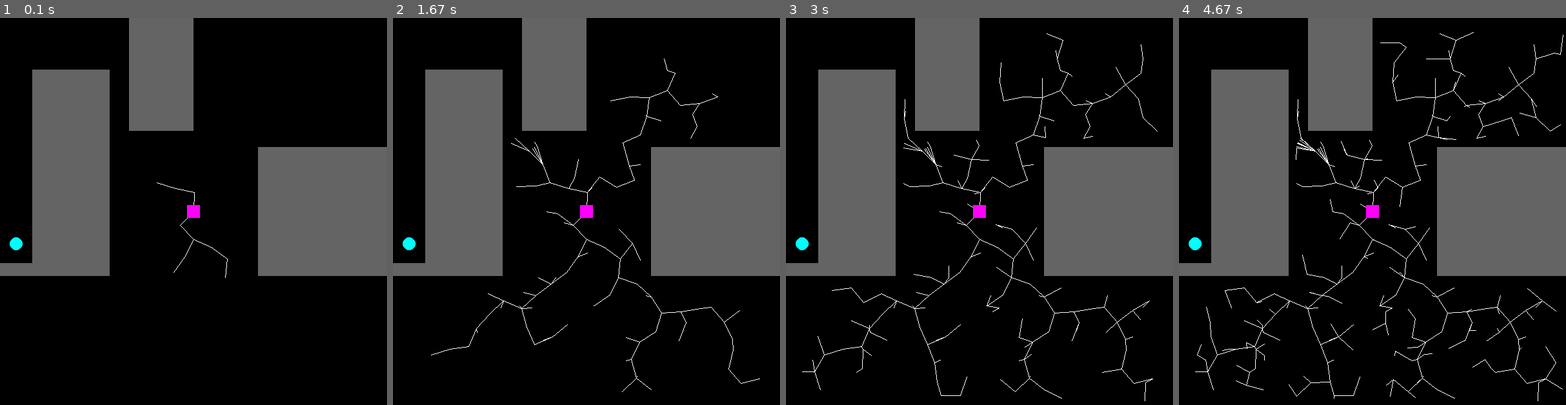
Above: before the commit, frames 1-4 (left to right).
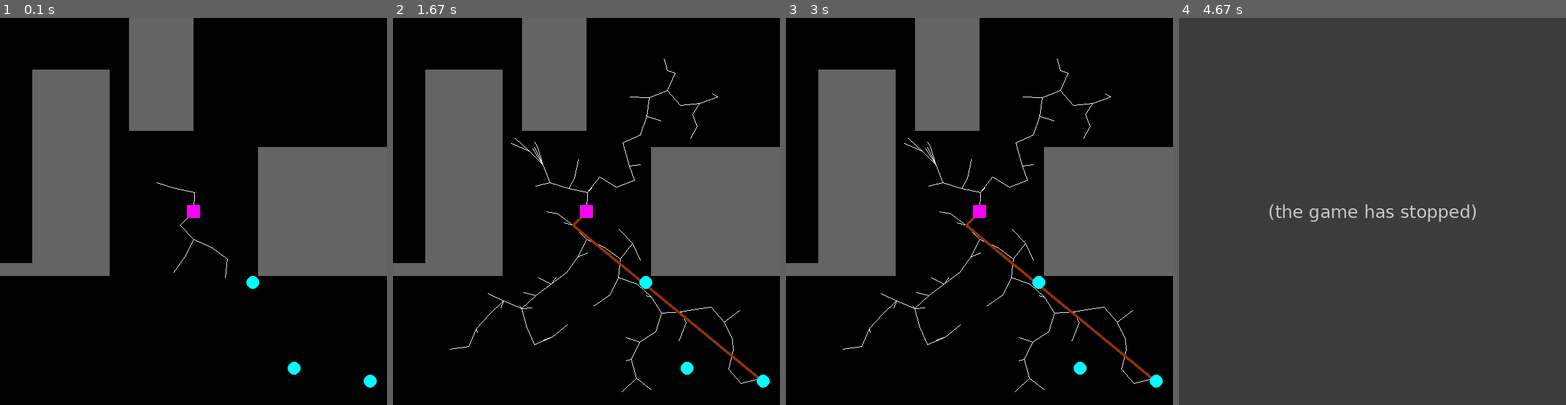
Above: after the commit, the same moments.

Repository: paulaksm/AIProj
Game: pygame game, started from environment.py
Two runs of this game, one before a commit and one after it. Both use one fixed random seed, a clock stepped at 60 frames per second and the inputs below. The source is Python 2; it was converted automatically to run under Python 3.
Inputs:
- Up to frame 1 (0.1 s): no input
- Up to frame 2 (1.67 s): no input
- Up to frame 3 (3 s): no input
- Up to frame 4 (4.67 s): no input

The runs differ from the first frame. In frame 1, 0.3% of the frame differs, in the area x 2-98%, y 56-96%; in frame 2, 0.8%; in frame 3, 1.2%; in frame 4, 100%, in the area x 0-100%, y 0-100%.
After the commit the program exited at 4.6 s; later frames show no game.

Commit message:
Removed a "xd" comment
tim goddamn

Diff:
--- a/environment.py
+++ b/environment.py
@@ -14,7 +14,7 @@
 from math import cos, sin, atan2, sqrt
 
 SIZE = WIDTH, HEIGHT = 600, 600
-N_TRASHCANS = 1
+N_TRASHCANS = 3
 N_ROBOTS = 1
 ROBOT_WIDTH = 20
 ROBOT_HEIGHT = 20
@@ -107,11 +107,11 @@
 
     "for debug, static trashcan behind wall"
     #trashcans[0] = (500, 180)
-    trashcans[0] = (25, 350)
-    #while True:
-    #    trashcans[0] = (random.randint(0, WIDTH), random.randint(0, HEIGHT))
-    #    if not collides(trashcans[0]):
-    #        break
+    #trashcans[0] = (25, 350)
+    while True:
+        trashcans[0] = (random.randint(0, WIDTH), random.randint(0, HEIGHT))
+        if not collides(trashcans[0]):
+            break
 
     running = True
     goal = False
@@ -150,7 +150,6 @@
                     goal = True
                     goal_node = nodes[-1]
                     curr_state = 'goal_found'
-        #xd
         if curr_state == 'goal_found':
 
             curr_node = goal_node
